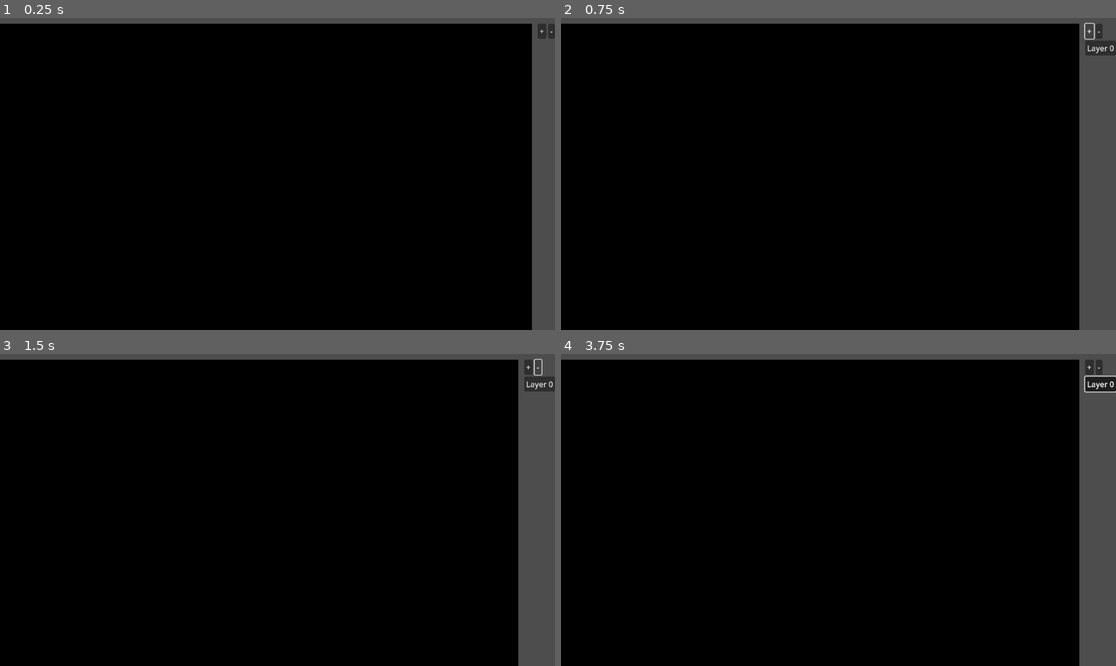
Above: before the commit, frames 1-4 (two rows, left to right).
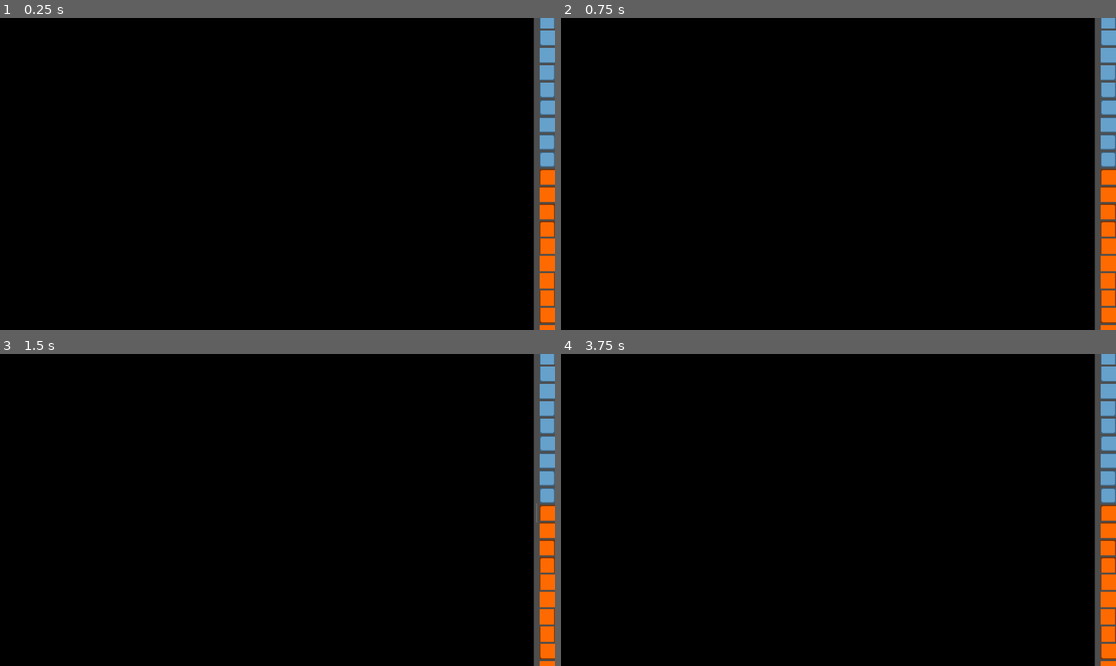
Above: after the commit, the same moments.

Repository: krotomo/glue-gun-game
Game: Godot game, scene res://editor/editor.tscn
Same seed, same stepped clock (60 frames per second), same inputs: the game is played once before the commit and once after it.
Inputs (mouse positions are in pixels of both pictures, inside the frame that each line leads up to):
- Up to frame 1 (0.25 s): no input
- Up to frame 2 (0.75 s): click (1104, 30) at 0.5 s, where only the run before the commit has a clickable "+"
- Up to frame 3 (1.5 s): click (538, 366) at 1.25 s, where only the run before the commit has a clickable "-"
- Up to frame 4 (3.75 s): click (1110, 357) at 2.02 s; click (1110, 372) at 2.77 s; click (1099, 385) at 3.5 s, where only the run before the commit has a clickable "Layer 0"

The runs differ from the first frame. In frame 1, 4.6% of the frame differs, in the area x 0-100%, y 0-100%; in frame 2, 7.1%; in frame 3, 7.1%; in frame 4, 7.1%.

Commit message:
tiles in editor??

Diff:
--- a/assets/tile_set.tres
+++ b/assets/tile_set.tres
@@ -3,73 +3,41 @@
 [ext_resource type="Texture2D" uid="uid://cnn2dvf28ivx0" path="res://assets/tiles.png" id="1_h3fl6"]
 [ext_resource type="Texture2D" uid="uid://ue2u2kmjpw5j" path="res://assets/robobo.png" id="2_6b05i"]
 
-[sub_resource type="TileSetAtlasSource" id="TileSetAtlasSource_svs8t"]
+[sub_resource type="TileSetAtlasSource" id="TileSetAtlasSource_eowo8"]
 texture = ExtResource("1_h3fl6")
-0:0/size_in_atlas = Vector2i(2, 2)
+texture_region_size = Vector2i(32, 32)
 0:0/0 = 0
-2:0/size_in_atlas = Vector2i(2, 2)
+1:0/0 = 0
 2:0/0 = 0
-4:0/size_in_atlas = Vector2i(2, 2)
-4:0/0 = 0
-6:0/size_in_atlas = Vector2i(2, 2)
-6:0/0 = 0
-8:0/size_in_atlas = Vector2i(2, 2)
-8:0/0 = 0
-10:0/size_in_atlas = Vector2i(2, 2)
-10:0/0 = 0
-12:0/size_in_atlas = Vector2i(2, 2)
-12:0/0 = 0
-14:0/size_in_atlas = Vector2i(2, 2)
-14:0/0 = 0
-0:2/size_in_atlas = Vector2i(2, 2)
+3:0/0 = 0
+0:1/0 = 0
+1:1/0 = 0
+2:1/0 = 0
+3:1/0 = 0
 0:2/0 = 0
-2:2/size_in_atlas = Vector2i(2, 2)
+1:2/0 = 0
 2:2/0 = 0
-4:2/size_in_atlas = Vector2i(2, 2)
-4:2/0 = 0
-6:2/size_in_atlas = Vector2i(2, 2)
-6:2/0 = 0
-8:2/size_in_atlas = Vector2i(2, 2)
-8:2/0 = 0
-10:2/size_in_atlas = Vector2i(2, 2)
-10:2/0 = 0
-12:2/size_in_atlas = Vector2i(2, 2)
-12:2/0 = 0
-14:2/size_in_atlas = Vector2i(2, 2)
-14:2/0 = 0
-14:4/size_in_atlas = Vector2i(2, 2)
-14:4/0 = 0
-14:6/size_in_atlas = Vector2i(2, 2)
-14:6/0 = 0
-14:6/0/custom_data_0 = 1
-12:4/size_in_atlas = Vector2i(2, 2)
-12:4/0 = 0
-12:6/size_in_atlas = Vector2i(2, 2)
-12:6/0 = 0
-10:4/size_in_atlas = Vector2i(2, 2)
-10:4/0 = 0
-10:6/size_in_atlas = Vector2i(2, 2)
-10:6/0 = 0
-8:4/size_in_atlas = Vector2i(2, 2)
-8:4/0 = 0
-8:6/size_in_atlas = Vector2i(2, 2)
-8:6/0 = 0
-6:4/size_in_atlas = Vector2i(2, 2)
-6:4/0 = 0
-6:6/size_in_atlas = Vector2i(2, 2)
-6:6/0 = 0
-4:4/size_in_atlas = Vector2i(2, 2)
-4:4/0 = 0
-2:4/size_in_atlas = Vector2i(2, 2)
+3:2/0 = 0
+0:3/0 = 0
+1:3/0 = 0
+2:3/0 = 0
+3:3/0 = 0
+0:4/0 = 0
+1:4/0 = 0
 2:4/0 = 0
-0:4/size_in_atlas = Vector2i(2, 2)
-0:4/0 = 0
-0:6/size_in_atlas = Vector2i(2, 2)
+3:4/0 = 0
+0:5/0 = 0
+1:5/0 = 0
+2:5/0 = 0
+3:5/0 = 0
 0:6/0 = 0
-2:6/size_in_atlas = Vector2i(2, 2)
+1:6/0 = 0
 2:6/0 = 0
-4:6/size_in_atlas = Vector2i(2, 2)
-4:6/0 = 0
+3:6/0 = 0
+0:7/0 = 0
+1:7/0 = 0
+2:7/0 = 0
+3:7/0 = 0
 
 [sub_resource type="TileSetAtlasSource" id="TileSetAtlasSource_1r3tp"]
 texture = ExtResource("2_6b05i")
@@ -81,5 +49,5 @@
 tile_size = Vector2i(32, 32)
 custom_data_layer_0/name = "type"
 custom_data_layer_0/type = 2
-sources/0 = SubResource("TileSetAtlasSource_svs8t")
 sources/1 = SubResource("TileSetAtlasSource_1r3tp")
+sources/0 = SubResource("TileSetAtlasSource_eowo8")
--- a/editor/editor.gd
+++ b/editor/editor.gd
@@ -1,32 +1,22 @@
 extends VSplitContainer
 
+@export var tile_set: TileSet
+@onready var tile_container = $HSplitContainer/VBoxContainer/TileContainer
 
-@onready var add_layer_button = $HSplitContainer/LayerPanel/LayerPanelButtons/AddLayerButton
-@onready var remove_layer_button = $HSplitContainer/LayerPanel/LayerPanelButtons/RemoveLayerButton
-@onready var layer_list = $HSplitContainer/LayerPanel/LayerList
-var layer_id = 0
-var layer_button_group = ButtonGroup.new()
-var selected_layer_id = -1
 
 func _ready():
-	add_layer_button.pressed.connect(add_layer)
-	remove_layer_button.pressed.connect(remove_layer)
-
-
-func add_layer():
-	var id = layer_id
-	layer_id += 1
-
-	var button = Button.new()
-	button.toggle_mode = true
-	button.button_group = layer_button_group
-	button.text = "Layer " + str(id)
-	layer_list.add_child(button)
-
-
-func remove_layer():
-	for child in layer_list.get_children():
-		if child is Button:
-			if child.button_pressed:
-				child.queue_free()
-				break
+	for idx in range(tile_set.get_source_count()):
+		var source_id = tile_set.get_source_id(idx)
+		var source : TileSetAtlasSource = tile_set.get_source(source_id)
+		var texture = source.texture
+		var dimensions = source.get_atlas_grid_size()
+		print(dimensions)
+		for row in range(dimensions.y):
+			for col in range(dimensions.x):
+				var atlas_texture = AtlasTexture.new()
+				atlas_texture.atlas = texture
+				atlas_texture.region = Rect2i(col * Block.SIZE, row * Block.SIZE, Block.SIZE, Block.SIZE)
+				var button = TextureButton.new()
+				button.size = Vector2i(Block.SIZE, Block.SIZE)
+				button.texture_normal = atlas_texture
+				tile_container.add_child(button)
--- a/editor/editor.tscn
+++ b/editor/editor.tscn
@@ -1,6 +1,7 @@
-[gd_scene load_steps=2 format=3 uid="uid://d3ifynyaqjt1b"]
+[gd_scene load_steps=3 format=3 uid="uid://d3ifynyaqjt1b"]
 
 [ext_resource type="Script" path="res://editor/editor.gd" id="1_w3mdt"]
+[ext_resource type="TileSet" uid="uid://j4g5u5c6b05k" path="res://assets/tile_set.tres" id="2_u5756"]
 
 [node name="VSplitContainer" type="VSplitContainer"]
 anchors_preset = 15
@@ -9,6 +10,8 @@
 grow_horizontal = 2
 grow_vertical = 2
 script = ExtResource("1_w3mdt")
+tile_set = ExtResource("2_u5756")
+metadata/_edit_lock_ = true
 
 [node name="Toolbar" type="HBoxContainer" parent="."]
 layout_mode = 2
@@ -23,7 +26,7 @@
 
 [node name="SubViewport" type="SubViewport" parent="HSplitContainer/SubViewportContainer"]
 handle_input_locally = false
-size = Vector2i(1104, 636)
+size = Vector2i(1140, 636)
 render_target_update_mode = 4
 
 [node name="Background" type="ColorRect" parent="HSplitContainer/SubViewportContainer/SubViewport"]
@@ -34,20 +37,8 @@
 grow_vertical = 2
 color = Color(0, 0, 0, 1)
 
-[node name="LayerPanel" type="VBoxContainer" parent="HSplitContainer"]
-layout_mode = 2
-size_flags_horizontal = 8
-
-[node name="LayerPanelButtons" type="HBoxContainer" parent="HSplitContainer/LayerPanel"]
+[node name="VBoxContainer" type="VBoxContainer" parent="HSplitContainer"]
 layout_mode = 2
 
-[node name="AddLayerButton" type="Button" parent="HSplitContainer/LayerPanel/LayerPanelButtons"]
+[node name="TileContainer" type="FlowContainer" parent="HSplitContainer/VBoxContainer"]
 layout_mode = 2
-text = "+"
-
-[node name="RemoveLayerButton" type="Button" parent="HSplitContainer/LayerPanel/LayerPanelButtons"]
-layout_mode = 2
-text = "-"
-
-[node name="LayerList" type="VBoxContainer" parent="HSplitContainer/LayerPanel"]
-layout_mode = 2
--- a/scenes/robobo.tscn
+++ b/scenes/robobo.tscn
@@ -7,4 +7,3 @@
 
 [node name="Sprite2D" parent="." index="0"]
 texture = ExtResource("1_7y1cg")
-region_enabled = false
Binary file changed: assets/tiles.png
